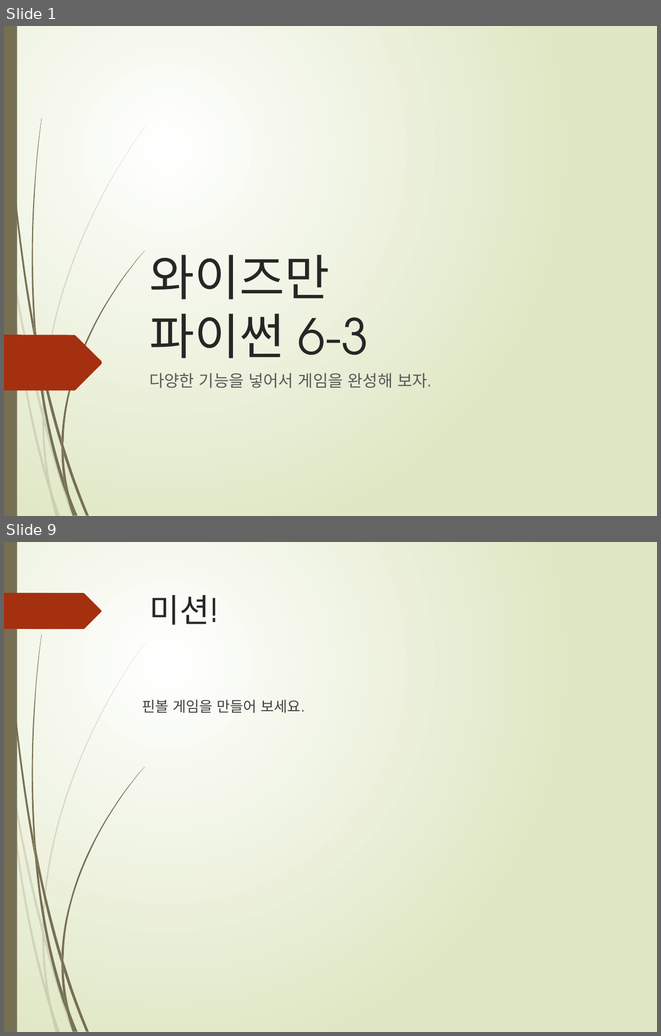
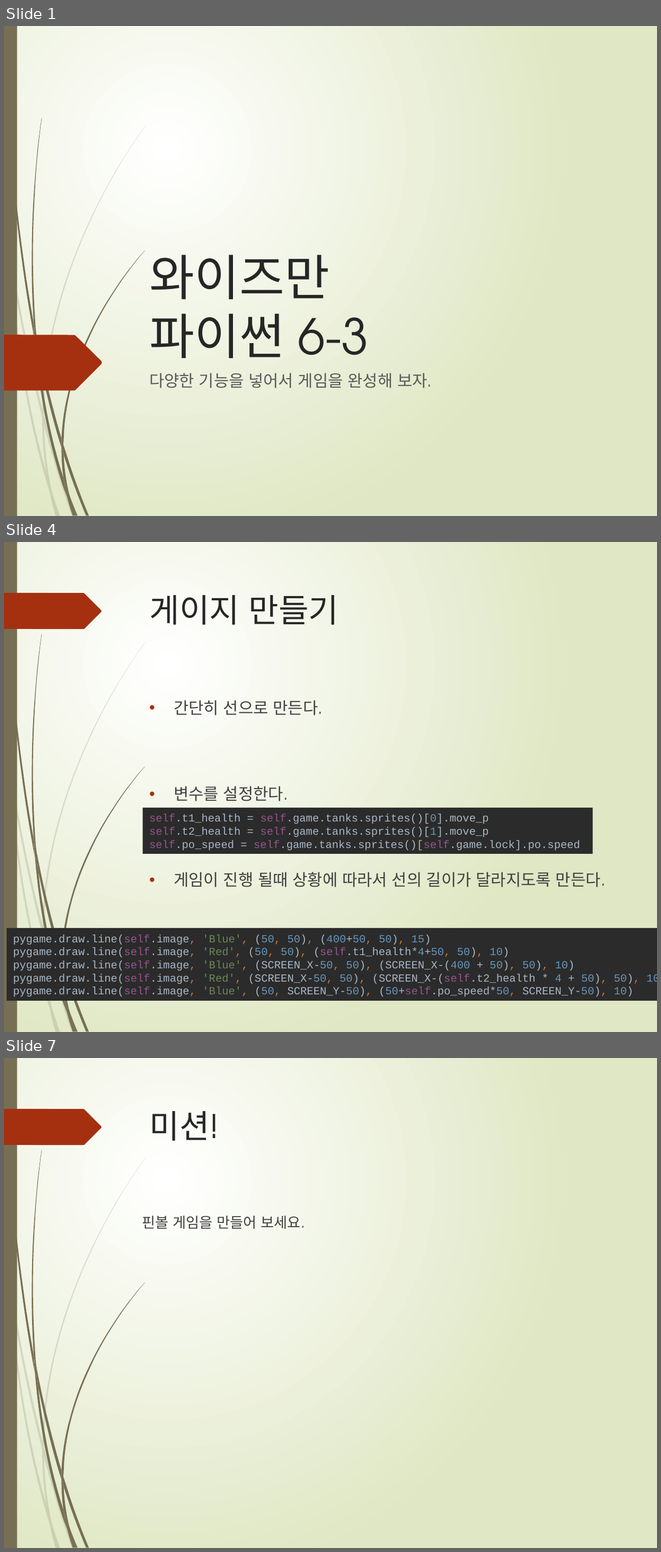
Before and after one commit to freshmea/weizman_python_class, a slide deck: textbook/파이썬6-3교시.pptx. Shown one above the other, each under a label of ours: slides 1 and 9 before the commit, slides 1, 4 and 7 after it; the slides between them are not shown. The pictures are 661x1036 and 661x1552 pixels, drawn with LibreOffice and Linux fonts; fonts in the diff are those of the drawing. Boxes give left, top, right and bottom in pixels: in the first picture for what was removed or moved away, otherwise in the second. Text is boxed around its words. In the diff, an @@ line names an element or a change of style, - is before the commit and + after.

```diff
--- a/textbook/파이썬6-3교시.pptx
+++ b/textbook/파이썬6-3교시.pptx
@@ slide 4 added at (4, 542, 657, 1032), background gradient #FFFFFF to #DFE8C4; not listed: 23 template elements that a slide beside it also shows @@
@@ title added at (149, 595, 339, 625), 36 pt, text #262626 @@
+게이지 만들기
@@ text added at (174, 700, 606, 887), 18 pt, text #404040 @@
+• 간단히 선으로 만든다.
+• 변수를 설정한다.
+• 게임이 진행 될때 상황에 따라서 선의 길이가 달라지도록 만든다.
@@ rectangle added at (142, 807, 592, 854), fill #2B2B2B, 12 pt, text #A9B7C6 @@
+self.t1_health = self.game.tanks.sprites()[0].move_p
+self.t2_health = self.game.tanks.sprites()[1].move_p
+self.po_speed = self.game.tanks.sprites()[self.game.lock].po.speed
@@ rectangle added at (7, 928, 657, 1000), fill #2B2B2B, 12 pt, text #A9B7C6 @@
+pygame.draw.line(self.image, 'Blue', (50, 50), (400+50, 50), 15)
+pygame.draw.line(self.image, 'Red', (50, 50), (self.t1_health*4+50, 50), 10)
+pygame.draw.line(self.image, 'Blue', (SCREEN_X-50, 50), (SCREEN_X-(400 + 50), 50), 10)
+pygame.draw.line(self.image, 'Red', (SCREEN_X-50, 50), (SCREEN_X-(self.t2_health * 4 + 50), 50), 10)
+pygame.draw.line(self.image, 'Blue', (50, SCREEN_Y-50), (50+self.po_speed*50, SCREEN_Y-50), 10)
@@ what was slide 9 is now slide 7 @@
```
Also in this commit, not shown: 1 slide changed, 3 other slides added, 6 slides removed, 1 other file.
